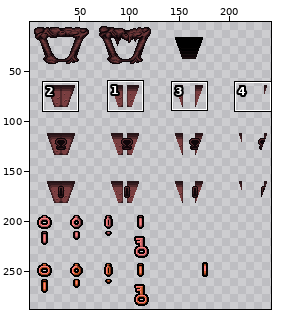
A sprite sheet gets an edit: resources/Reds/04c_corpseB_redroom.png. Above: a wide view before the commit, with the close-up outlined.
Close-up. Before the edit:
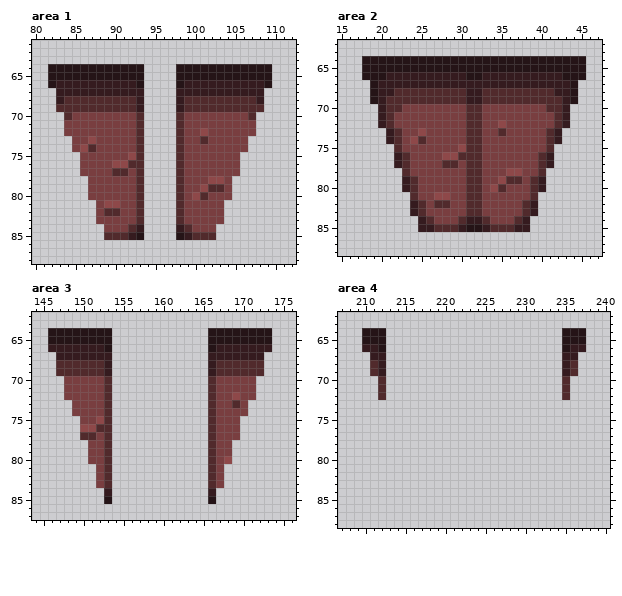
The file is 256x288 pixels. Colours within 5 levels of each other are drawn and written as one. Shown: area 1: x 80..112, y 61..88; area 2: x 15..47, y 62..88; area 3: x 144..176, y 62..87; area 4: x 207..240, y 62..88. The wide view leaves out empty margins. The commit also changed other parts of the picture, which this record leaves out.
After:
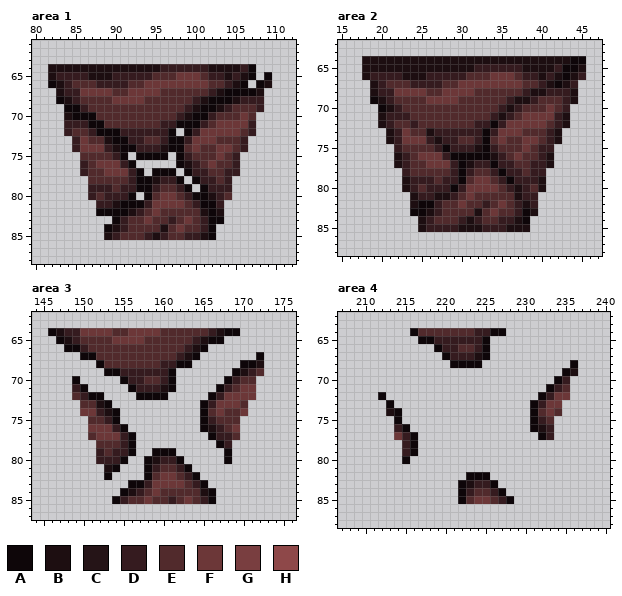
Palette (. is transparent): A #0e0609  B #1d0e11  C #251417  D #351b1f  E #512a2c  F #6c3738  G #793e40  H #8e4849
Difference:
Changed rows in their new state; - is an unchanged pixel.
Area 1:
first column x 82:
64 BBBBBBBBBBBBBBDDDDDDBBBBDA..
65 BDDDDBBBDDDDDEEEFFFEDDBDBA.A
66 AB-EEE----EEFFFFFFFFEE-BA.AB
67 -B--FFFFEEFFFFEEEEEE-BAAAAB-
68 -ABD----FFFFEEEEE-DBAAABDD--
69 -.AAD------EEEEEEDBAABD---D-
70 --BAAAEEEEE-EEEEDBAADEEEF---
71 --DDDAAEEEE-EEDDAAADEFFFFD--
72 --DEEDAAADDDDDDA.ADFFFFFED--
73 ---DFEEBAADDEEDAADFFFEEED---
74 ---DFFFDBAADDDBAAEFEEFFED---
75 ----EEEEDA.AAAA-ADEEEFED----
76 ----DEFFFDA.----ABDEFEED----
77 ----DEEFFFDA-AAA.ADDEEDD----
78 -----EEEEEDAABDDA.ADDED-----
79 -----DDDEDDAADEEDA.ADDD-----
80 -----DEDDDA.AEFF-DAABDE-----
81 ------DDBAAADFFFFEDAAD------
82 ------AAAABDEFEE-EEBAB------
83 ------..ADE-FEED-FEDAA------
84 -------ABD-EEEBEF-EDA-------
85 -------BD-EEDBDEE-DBA-------
Area 2:
first column x 18:
64 BBBBBBBBBBBBBBBBBBBBBBBBBBAA
65 BBBBBBBBBBBBBBDDDDDDBBBBDAAB
66 BDD--BBB-----EEEFFFE--B-BABD
67 -B-EEE----EEFFFFFFFFEE-BABD-
68 -B--FFFF--FFFFE-----DBBD--B-
69 -ABD----FFFF-EE---DBBD----B-
70 --ABDEEEEEEEE--EEDBDEEEF----
71 --BDDDEEEEEEE--EDBDEFFFFDB--
72 --BDEEDEEEEEE-DDADFFFFFEDB--
73 ---BDFEEBDDDDDDADFFFEEEDB---
74 ---BDFFFDBDDE-DAEFEEFFEDB---
75 ----DEEEEDADDDBADEEEFEDD----
76 ----BDEFFFDAAAAABDEFEEDB----
77 ----BDEEFFFDABDDADDEEDDB----
78 -----DEEEEEDAD-EDADDEDD-----
79 -----BDDDEDDA-FFEDADDDB-----
80 -----BDEDDDADFFFF-DBD-B-----
81 ------BDDBBDEF-EEEEBDD------
82 ------BAAD-EF--DEFEDB-------
83 ------AABDEEE-BEFEEDAB------
84 -------BDEEEDB--EDDBA-------
85 -------B-DDDBBB-DDBBB-------
Area 3:
first column x 146:
64 ABDDFFFFEEFFFFEEEEEEDBAA....
65 .ABDEEEEFFFFEEEEEEDBAA......
66 ..AA-EEEEEEEEEEEEDBA........
67 -...AAEEEEEEEEEEDBA-......A-
68 -.....AEEEEEEEDDAA--....AAB-
69 -......AADDDDDDA----...ABD--
70 --.A....-ADDEEDA----..ADEE--
71 --.DA...--ADDDBA----.ADEFF--
72 --.EDAA.---AAAA-----ADFFFF--
73 ---.EEBA-----------ADFFFE---
74 ---.FFDBA----------A-FEEF---
75 ----.EEDA----------ADEEE----
76 ----.FFFDA---------ABDEF----
77 ----.-FFFDA---------ADDE----
78 -----.E-EDA---------.AD-----
79 -----.D-DDA--AAA----..A-----
80 -----.DDDA--ABDDA---..A-----
81 ------.BA---ADEEDA--..------
82 ------.A----AEFFEDA-..------
83 ------..--AADFFFFEDA..------
84 -------.-ABDEFEEEEEBA-------
85 -------.ADEEFEEDEFEDA-------
Area 4:
first column x 210:
64 ...---AEEEEEEEDDAA-------...
65 ...----AADDDDDDA---------...
66 ...------ADDEEDA---------...
67 -..-------ADDDBA---------..-
68 -..--------AAAA----------.A-
69 -..----------------------AB-
70 --.---------------------AD--
71 --.--------------------AD---
72 --A-------------------ADFF--
73 ---A-----------------ADFF---
74 ---BA----------------AEFE---
75 ----A----------------ADE----
76 ----DA---------------ABD----
77 ----FDA---------------AD----
78 -----DA---------------------
79 -----DA---------------------
80 -----A----------------------
82 -------------AAA------------
83 ------------ABDDA-----------
84 ------------ADEEDA----------
85 ------------AEFFEDA---------
Boxes around the changes in both close-ups, in picture pixels (x1, y1, x2, y2):
changed: (48, 64, 272, 240)
changed: (362, 56, 586, 232)
changed: (48, 328, 272, 504)
changed: (362, 328, 506, 464)
changed: (530, 328, 586, 440)
added: (458, 472, 514, 504)
